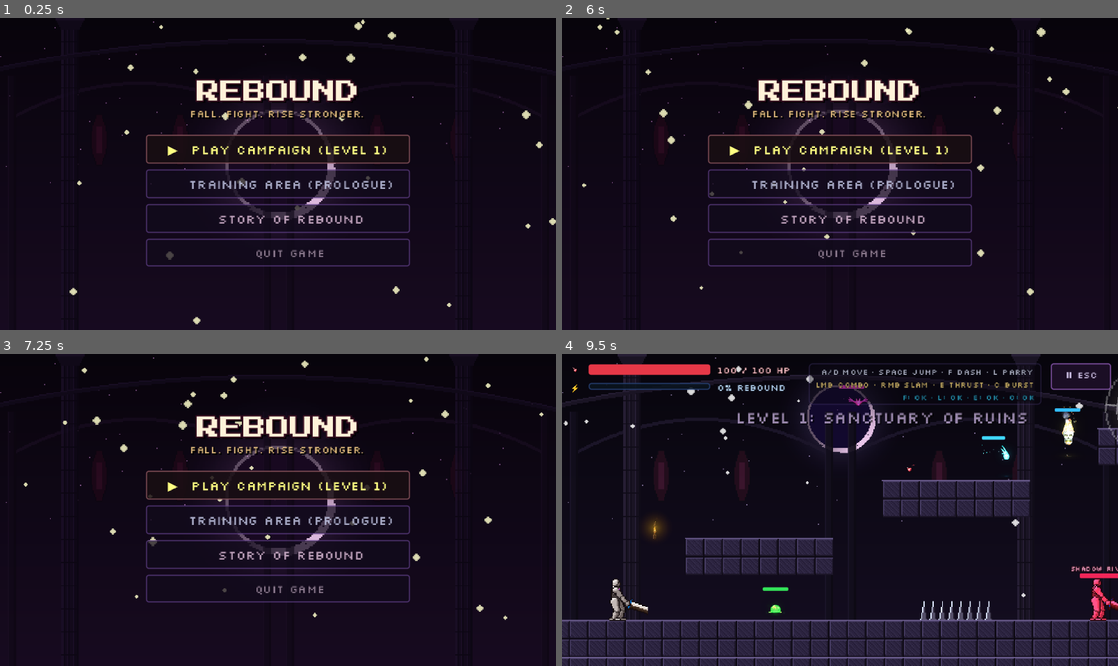
Above: before the commit, frames 1-4 (two rows, left to right).
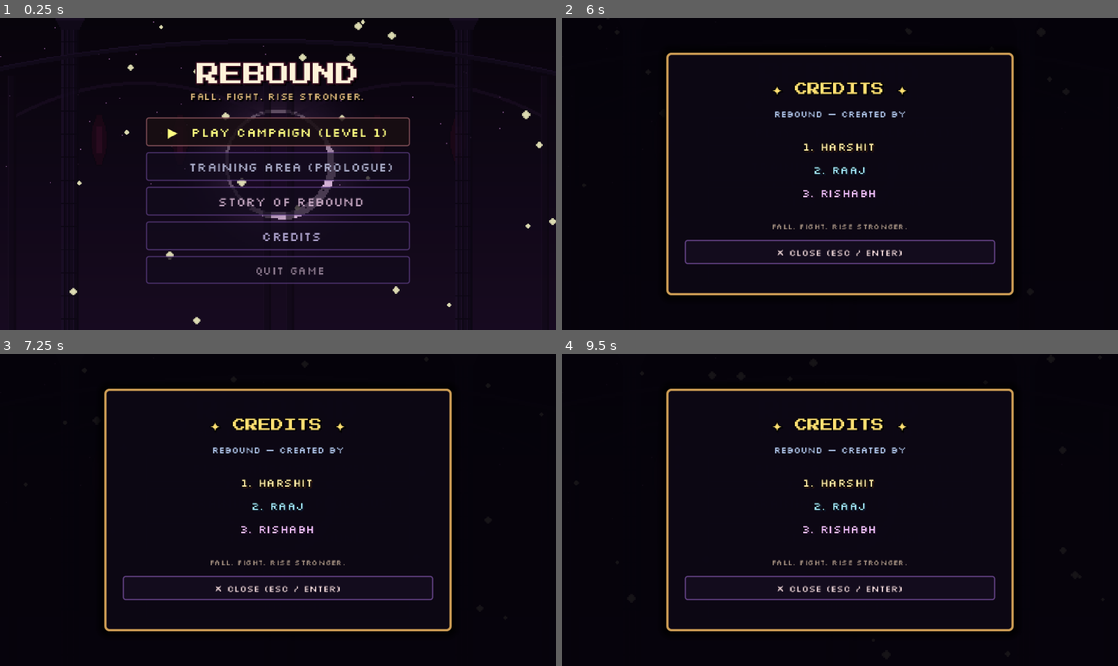
Above: after the commit, the same moments.

Repository: heyharshit0x/rebound
Game: Godot game, scene res://src/ui/MainMenu.tscn
The game is run twice, just before and just after one commit, with the same random seed, the same clock (stepped at 60 frames per second) and the same inputs.
Inputs (mouse positions are in pixels of both pictures, inside the frame that each line leads up to):
- Up to frame 1 (0.25 s): no input
- Up to frame 2 (6 s): click "TRAINING AREA (PROLOGUE)" at 0.5 s; tap Enter (ui_accept) at 1.25, 2.3, 3.8 s; move the mouse to (962, 158) at 1.27 s; hold Enter (ui_accept) 1.28-2.03 s; hold Right (move_right) 1.28-2.78 s; tap Space (jump) at 1.52, 1.55, 1.82, 2.1, 2.27, 2.57, 3.77, 4.07 s; move the mouse to (728, 189) at 2.02 s; move the mouse to (895, 105) at 2.77 s; hold Left (move_left) 2.78-3.53 s; hold Space (jump) 2.78-3.53 s; tap J (attack) at 2.85 s; move the mouse to (812, 236) at 3.52 s; hold Right (move_right) 3.53-5 s; tap K (hammer_attack) at 3.6 s; move the mouse to (1006, 220) at 4.27 s; hold Space (jump) 4.28-5 s; tap Shift (parry) at 4.35 s; tap Escape (ui_cancel) at 4.9 s; click "RETURN TO TITLE MENU" at 5 s; click (840, 236) at 5.75 s, where only the run after the commit has a clickable "CREDITS"
- Up to frame 3 (7.25 s): click (278, 572) at 6.5 s, where only the run after the commit has a clickable "▶ CREDITS"
- Up to frame 4 (9.5 s): click "▶ PLAY CAMPAIGN (LEVEL 1)" (after the commit: "PLAY CAMPAIGN (LEVEL 1)") at 7.25 s; click (840, 466) at 8 s, where only the run after the commit has a clickable "PLAY CAMPAIGN (LEVEL 1)"; click (840, 538) at 8.75 s, where only the run after the commit has a clickable "STORY OF REBOUND"

The runs differ from the first frame. In frame 1, 9.8% of the frame differs, in the area x 26-74%, y 14-86%; in frame 2, 12%; in frame 3, 12%; in frame 4, 34%, in the area x 0-100%, y 0-100%.

Commit message:
added credit page

Diff:
--- a/src/core/AudioManager.gd
+++ b/src/core/AudioManager.gd
@@ -4,6 +4,7 @@
 ## Maintains polyphonic voice pool to prevent cutting off combat impacts.
 
 const MAIN_BGM_PATH: String = "res://assets/audio/Powerful Massive And Dramatic Neo Classical Violin Music - The Demand of Man(MP3_160K).mp3"
+const STORY_CREDITS_BGM_PATH: String = "res://assets/audio/bgm_story_credits.mp3"
 
 const SFX_REGISTRY: Dictionary = {
 	&"jump": "res://assets/audio/sfx_jump.wav",
@@ -24,6 +25,8 @@
 }
 
 var _bgm_player: AudioStreamPlayer = null
+var _story_credits_stream: AudioStream = null
+var _main_bgm_stream: AudioStream = null
 var _sfx_pool: Array[AudioStreamPlayer] = []
 var _sfx_streams: Dictionary = {}
 var _pool_index: int = 0
@@ -41,8 +44,10 @@
 	_bgm_player.bus = &"Master"
 	_bgm_player.volume_db = 1.0
 	if ResourceLoader.exists(MAIN_BGM_PATH):
-		var stream: AudioStream = load(MAIN_BGM_PATH) as AudioStream
-		_bgm_player.stream = stream
+		_main_bgm_stream = load(MAIN_BGM_PATH) as AudioStream
+		_bgm_player.stream = _main_bgm_stream
+	if ResourceLoader.exists(STORY_CREDITS_BGM_PATH):
+		_story_credits_stream = load(STORY_CREDITS_BGM_PATH) as AudioStream
 	add_child(_bgm_player)
 
 	for i in range(POOL_SIZE):
@@ -70,6 +75,26 @@
 		if not _bgm_player.playing:
 			_bgm_player.play()
 
+func play_story_credits_bgm() -> void:
+	if _story_credits_stream == null and ResourceLoader.exists(STORY_CREDITS_BGM_PATH):
+		_story_credits_stream = load(STORY_CREDITS_BGM_PATH) as AudioStream
+	if _bgm_player and _story_credits_stream:
+		if _bgm_player.stream != _story_credits_stream or not _bgm_player.playing:
+			_bgm_player.stop()
+			_bgm_player.stream = _story_credits_stream
+			_bgm_player.volume_db = 1.0
+			_bgm_player.play()
+
+func restore_main_bgm() -> void:
+	if _main_bgm_stream == null and ResourceLoader.exists(MAIN_BGM_PATH):
+		_main_bgm_stream = load(MAIN_BGM_PATH) as AudioStream
+	if _bgm_player and _main_bgm_stream:
+		if _bgm_player.stream != _main_bgm_stream or not _bgm_player.playing:
+			_bgm_player.stop()
+			_bgm_player.stream = _main_bgm_stream
+			_bgm_player.volume_db = 1.0
+			_bgm_player.play()
+
 func stop_bgm() -> void:
 	if _bgm_player and _bgm_player.playing:
 		_bgm_player.stop()
--- a/src/ui/MainMenu.gd
+++ b/src/ui/MainMenu.gd
@@ -10,6 +10,7 @@
 @onready var story_title: Label = $CanvasLayer/StoryModal/Panel/VBox/ChapterTitle
 @onready var story_body: Label = $CanvasLayer/StoryModal/Panel/VBox/StoryBody
 @onready var story_page: Label = $CanvasLayer/StoryModal/Panel/VBox/BottomRow/PageLabel
+@onready var credits_modal: Control = $CanvasLayer/CreditsModal
 
 const STORY_CHAPTERS: Array[Dictionary] = [
 	{
@@ -37,6 +38,7 @@
 func _ready() -> void:
 	AudioManager.play_bgm()
 	story_modal.visible = false
+	credits_modal.visible = false
 	_gather_buttons()
 	_update_cursor()
 
@@ -55,6 +57,11 @@
 				)
 
 func _unhandled_input(event: InputEvent) -> void:
+	if credits_modal.visible:
+		if event.is_action_pressed("ui_cancel") or event.is_action_pressed("jump") or event.is_action_pressed("ui_accept"):
+			_close_credits()
+		return
+
 	if story_modal.visible:
 		if event.is_action_pressed("ui_cancel"):
 			_close_story()
@@ -80,6 +87,7 @@
 		"PLAY CAMPAIGN (LEVEL 1)",
 		"TRAINING AREA (PROLOGUE)",
 		"STORY OF REBOUND",
+		"CREDITS",
 		"QUIT GAME"
 	]
 	for i in range(_buttons.size()):
@@ -95,22 +103,38 @@
 	AudioManager.play_sfx(&"ui_click", 1.5)
 	match _selected_index:
 		0: # Play Campaign (Direct into Level 1)
+			AudioManager.restore_main_bgm()
 			get_tree().change_scene_to_file("res://src/levels/Level01.tscn")
 		1: # Training Area (Chamber with dummy, moves to Level 1 through portal)
+			AudioManager.restore_main_bgm()
 			get_tree().change_scene_to_file("res://src/levels/TrainingChamber.tscn")
 		2: # Story Chronicles
 			_open_story()
-		3: # Quit Game
+		3: # Credits
+			_open_credits()
+		4: # Quit Game
 			get_tree().quit()
 
 func _open_story() -> void:
 	_current_chapter = 0
 	_render_chapter()
 	story_modal.visible = true
+	AudioManager.play_story_credits_bgm()
 
 func _close_story() -> void:
 	AudioManager.play_sfx(&"ui_click", 1.0)
 	story_modal.visible = false
+	AudioManager.restore_main_bgm()
+
+func _open_credits() -> void:
+	AudioManager.play_sfx(&"ui_click", 1.5)
+	credits_modal.visible = true
+	AudioManager.play_story_credits_bgm()
+
+func _close_credits() -> void:
+	AudioManager.play_sfx(&"ui_click", 1.0)
+	credits_modal.visible = false
+	AudioManager.restore_main_bgm()
 
 func _prev_chapter() -> void:
 	if _current_chapter > 0:
@@ -126,6 +150,7 @@
 	else:
 		# End of story -> Begin Game!
 		AudioManager.play_sfx(&"ui_click", 2.0)
+		AudioManager.restore_main_bgm()
 		get_tree().change_scene_to_file("res://src/levels/TrainingChamber.tscn")
 
 func _render_chapter() -> void:
@@ -150,8 +175,12 @@
 	_selected_index = 2
 	_activate_selected()
 
+func _on_credits_pressed() -> void:
+	_selected_index = 3
+	_activate_selected()
+
 func _on_quit_pressed() -> void:
-	_selected_index = 3
+	_selected_index = 4
 	_activate_selected()
 
 func _on_prev_chapter_pressed() -> void:
@@ -162,3 +191,6 @@
 
 func _on_close_story_pressed() -> void:
 	_close_story()
+
+func _on_close_credits_pressed() -> void:
+	_close_credits()
--- a/src/ui/MainMenu.tscn
+++ b/src/ui/MainMenu.tscn
@@ -235,6 +235,16 @@
 theme_override_styles/pressed = SubResource("StyleBoxFlat_btn_pressed")
 text = "✦  STORY PROLOGUE"
 
+[node name="CreditsBtn" type="Button" parent="CanvasLayer/CenterContainer/VBox/MenuButtons"]
+layout_mode = 2
+theme_override_colors/font_color = Color(0.9, 0.85, 1, 1)
+theme_override_colors/font_hover_color = Color(1.2, 0.7, 1.4, 1)
+theme_override_font_sizes/font_size = 11
+theme_override_styles/normal = SubResource("StyleBoxFlat_btn_normal")
+theme_override_styles/hover = SubResource("StyleBoxFlat_btn_hover")
+theme_override_styles/pressed = SubResource("StyleBoxFlat_btn_pressed")
+text = "★  CREDITS"
+
 [node name="QuitBtn" type="Button" parent="CanvasLayer/CenterContainer/VBox/MenuButtons"]
 layout_mode = 2
 theme_override_colors/font_color = Color(0.85, 0.75, 0.8, 0.85)
@@ -335,10 +345,130 @@
 theme_override_styles/hover = SubResource("StyleBoxFlat_btn_hover")
 text = "✕ CLOSE"
 
+[node name="CreditsModal" type="Control" parent="CanvasLayer"]
+visible = false
+layout_mode = 3
+anchors_preset = 15
+anchor_right = 1.0
+anchor_bottom = 1.0
+grow_horizontal = 2
+grow_vertical = 2
+
+[node name="Backdrop" type="ColorRect" parent="CanvasLayer/CreditsModal"]
+layout_mode = 1
+anchors_preset = 15
+anchor_right = 1.0
+anchor_bottom = 1.0
+grow_horizontal = 2
+grow_vertical = 2
+color = Color(0.02, 0.01, 0.04, 0.92)
+
+[node name="Panel" type="PanelContainer" parent="CanvasLayer/CreditsModal"]
+layout_mode = 1
+anchors_preset = 8
+anchor_left = 0.5
+anchor_top = 0.5
+anchor_right = 0.5
+anchor_bottom = 0.5
+offset_left = -150.0
+offset_top = -105.0
+offset_right = 150.0
+offset_bottom = 105.0
+grow_horizontal = 2
+grow_vertical = 2
+theme_override_styles/panel = SubResource("StyleBoxFlat_story_panel")
+
+[node name="VBox" type="VBoxContainer" parent="CanvasLayer/CreditsModal/Panel"]
+layout_mode = 2
+theme_override_constants/separation = 7
+alignment = 1
+
+[node name="Title" type="Label" parent="CanvasLayer/CreditsModal/Panel/VBox"]
+layout_mode = 2
+theme_override_colors/font_color = Color(1, 0.88, 0.45, 1)
+theme_override_colors/font_shadow_color = Color(0, 0, 0, 0.95)
+theme_override_constants/shadow_offset_x = 1
+theme_override_constants/shadow_offset_y = 1
+theme_override_constants/outline_size = 3
+theme_override_fonts/font = ExtResource("2_press_start")
+theme_override_font_sizes/font_size = 11
+text = "✦ CREDITS ✦"
+horizontal_alignment = 1
+
+[node name="Subtitle" type="Label" parent="CanvasLayer/CreditsModal/Panel/VBox"]
+layout_mode = 2
+theme_override_colors/font_color = Color(0.75, 0.85, 1, 0.95)
+theme_override_font_sizes/font_size = 8
+text = "REBOUND — CREATED BY"
+horizontal_alignment = 1
+
+[node name="Spacer" type="Control" parent="CanvasLayer/CreditsModal/Panel/VBox"]
+custom_minimum_size = Vector2(0, 2)
+layout_mode = 2
+
+[node name="NamesBox" type="VBoxContainer" parent="CanvasLayer/CreditsModal/Panel/VBox"]
+layout_mode = 2
+theme_override_constants/separation = 6
+alignment = 1
+
+[node name="Harshit" type="Label" parent="CanvasLayer/CreditsModal/Panel/VBox/NamesBox"]
+layout_mode = 2
+theme_override_colors/font_color = Color(1, 0.92, 0.65, 1)
+theme_override_colors/font_shadow_color = Color(0.2, 0.1, 0.05, 0.95)
+theme_override_constants/shadow_offset_x = 1
+theme_override_constants/shadow_offset_y = 1
+theme_override_constants/outline_size = 2
+theme_override_font_sizes/font_size = 10
+text = "1. HARSHIT"
+horizontal_alignment = 1
+
+[node name="Raaj" type="Label" parent="CanvasLayer/CreditsModal/Panel/VBox/NamesBox"]
+layout_mode = 2
+theme_override_colors/font_color = Color(0.65, 0.92, 1, 1)
+theme_override_colors/font_shadow_color = Color(0.05, 0.1, 0.2, 0.95)
+theme_override_constants/shadow_offset_x = 1
+theme_override_constants/shadow_offset_y = 1
+theme_override_constants/outline_size = 2
+theme_override_font_sizes/font_size = 10
+text = "2. RAAJ"
+horizontal_alignment = 1
+
+[node name="Rishabh" type="Label" parent="CanvasLayer/CreditsModal/Panel/VBox/NamesBox"]
+layout_mode = 2
+theme_override_colors/font_color = Color(0.95, 0.75, 1, 1)
+theme_override_colors/font_shadow_color = Color(0.15, 0.05, 0.2, 0.95)
+theme_override_constants/shadow_offset_x = 1
+theme_override_constants/shadow_offset_y = 1
+theme_override_constants/outline_size = 2
+theme_override_font_sizes/font_size = 10
+text = "3. RISHABH"
+horizontal_alignment = 1
+
+[node name="Spacer2" type="Control" parent="CanvasLayer/CreditsModal/Panel/VBox"]
+custom_minimum_size = Vector2(0, 3)
+layout_mode = 2
+
+[node name="Motto" type="Label" parent="CanvasLayer/CreditsModal/Panel/VBox"]
+layout_mode = 2
+theme_override_colors/font_color = Color(0.85, 0.75, 0.65, 0.8)
+theme_override_font_sizes/font_size = 7
+text = "FALL. FIGHT. RISE STRONGER."
+horizontal_alignment = 1
+
+[node name="CloseBtn" type="Button" parent="CanvasLayer/CreditsModal/Panel/VBox"]
+layout_mode = 2
+theme_override_colors/font_color = Color(1, 0.9, 0.9, 1)
+theme_override_font_sizes/font_size = 8
+theme_override_styles/normal = SubResource("StyleBoxFlat_btn_normal")
+theme_override_styles/hover = SubResource("StyleBoxFlat_btn_hover")
+text = "✕ CLOSE (ESC / ENTER)"
+
 [connection signal="pressed" from="CanvasLayer/CenterContainer/VBox/MenuButtons/PlayCampaignBtn" to="." method="_on_play_campaign_pressed"]
 [connection signal="pressed" from="CanvasLayer/CenterContainer/VBox/MenuButtons/TrainingBtn" to="." method="_on_training_pressed"]
 [connection signal="pressed" from="CanvasLayer/CenterContainer/VBox/MenuButtons/StoryBtn" to="." method="_on_story_pressed"]
+[connection signal="pressed" from="CanvasLayer/CenterContainer/VBox/MenuButtons/CreditsBtn" to="." method="_on_credits_pressed"]
 [connection signal="pressed" from="CanvasLayer/CenterContainer/VBox/MenuButtons/QuitBtn" to="." method="_on_quit_pressed"]
 [connection signal="pressed" from="CanvasLayer/StoryModal/Panel/VBox/BottomRow/PrevBtn" to="." method="_on_prev_chapter_pressed"]
 [connection signal="pressed" from="CanvasLayer/StoryModal/Panel/VBox/BottomRow/NextBtn" to="." method="_on_next_chapter_pressed"]
 [connection signal="pressed" from="CanvasLayer/StoryModal/Panel/VBox/BottomRow/CloseBtn" to="." method="_on_close_story_pressed"]
+[connection signal="pressed" from="CanvasLayer/CreditsModal/Panel/VBox/CloseBtn" to="." method="_on_close_credits_pressed"]
--- a/src/ui/Victory.gd
+++ b/src/ui/Victory.gd
@@ -8,20 +8,24 @@
 @onready var subtitle_label: Label = $Panel/Subtitle
 
 func _ready() -> void:
+	AudioManager.play_story_credits_bgm()
 	AudioManager.play_sfx(&"victory", 3.0)
 	var tween: Tween = create_tween()
 	tween.tween_property(title_label, "modulate:a", 1.0, 0.45).set_trans(Tween.TRANS_BACK)
 	tween.tween_property(subtitle_label, "modulate:a", 1.0, 0.30)
 
 func _on_replay_pressed() -> void:
+	AudioManager.restore_main_bgm()
 	AudioManager.play_sfx(&"ui_click", 2.0)
 	get_tree().change_scene_to_file("res://src/levels/Level01.tscn")
 
 func _on_training_pressed() -> void:
+	AudioManager.restore_main_bgm()
 	AudioManager.play_sfx(&"ui_click", 2.0)
 	get_tree().change_scene_to_file("res://src/levels/TrainingChamber.tscn")
 
 func _on_menu_pressed() -> void:
+	AudioManager.restore_main_bgm()
 	AudioManager.play_sfx(&"ui_click", 2.0)
 	get_tree().change_scene_to_file("res://src/ui/MainMenu.tscn")
 
--- a/src/ui/Victory.tscn
+++ b/src/ui/Victory.tscn
@@ -85,6 +85,16 @@
 text = "THE CRYSTAL HEART IS RESTORED • MANKIND SURVIVES"
 horizontal_alignment = 1
 
+[node name="CreditsLabel" type="Label" parent="Panel"]
+layout_mode = 2
+theme_override_colors/font_color = Color(1, 0.85, 0.5, 0.95)
+theme_override_colors/font_shadow_color = Color(0, 0, 0, 0.9)
+theme_override_constants/shadow_offset_x = 1
+theme_override_constants/shadow_offset_y = 1
+theme_override_font_sizes/font_size = 8
+text = "✦ CREATED BY: 1. HARSHIT  •  2. RAAJ  •  3. RISHABH ✦"
+horizontal_alignment = 1
+
 [node name="Spacer" type="Control" parent="Panel"]
 custom_minimum_size = Vector2(0, 4)
 layout_mode = 2
Not shown, added: assets/audio/bgm_story_credits.mp3.import
Not shown, added: assets/audio/bgm_story_credits.mp3
